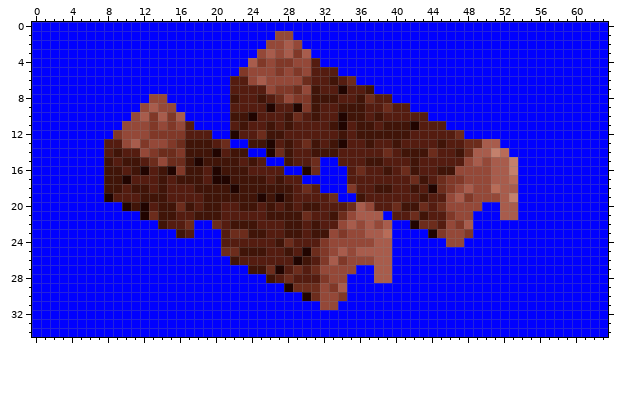
Pixel-art sprite -- gfx/2038.png. The picture above is the old version.
The file is 64x35 pixels.
New version:
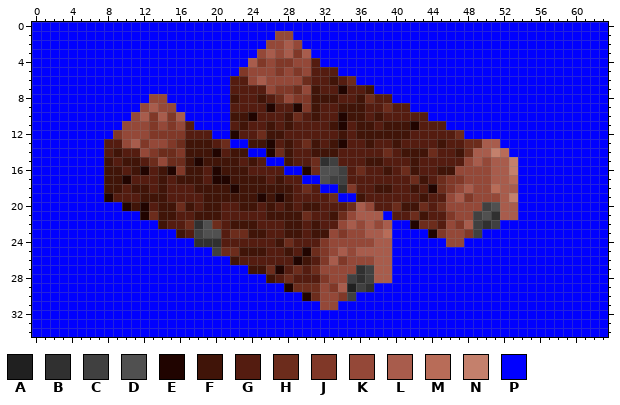
Palette (. is transparent): A #202020  B #303030  C #404040  D #505050  E #200400  F #401408  G #541c10  H #6c2c1c  J #803828  K #944838  L #a85c4c  M #b86c58  N #c4806c  P #0000ff
Difference:
Changed rows in their new state; - is an unchanged pixel.
first column x 18:
15 --------------BC------------------
16 --------------DDC-----------------
17 --------------DCC-----------------
18 ----------------B-----------------
20 --------------------------------CD
21 -------------------------------CDB
22 BD-----------------------------CBC
23 CDD----------------------------C--
24 BBB-------------------------------
25 --C-------------------------------
27 ------------------BC--------------
28 -----------------CBC--------------
29 -----------------ACB--------------
30 -----------------C----------------
Where, in picture pixels (left, top, right, bottom), the same in both pictures:
changed: (320, 157, 347, 193)
changed: (473, 202, 500, 238)
changed: (194, 220, 221, 256)
changed: (347, 265, 374, 301)
